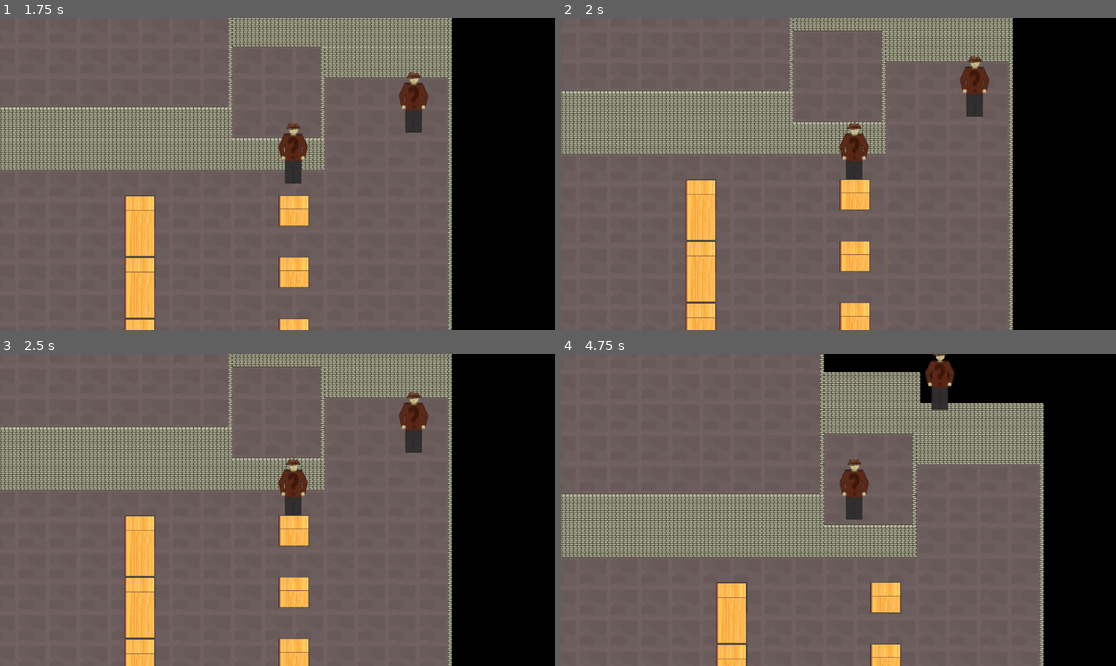
Above: before the commit, frames 1-4 (two rows, left to right).
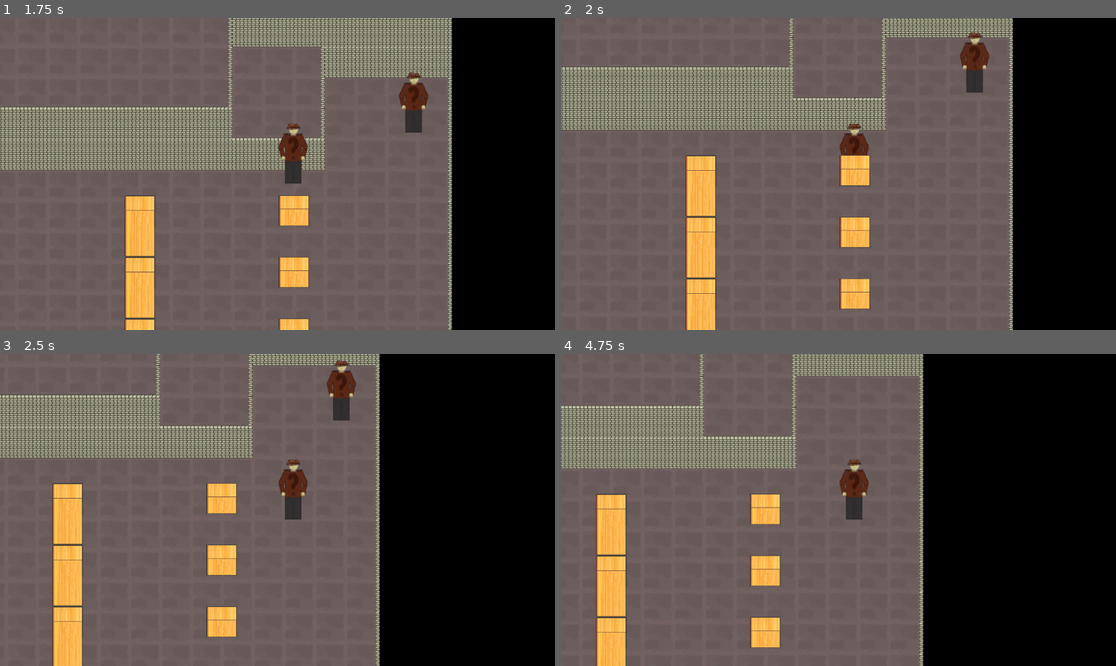
Above: after the commit, the same moments.

Repository: Alexxx180/Desert-Rage-2
Game: Godot game, scene res://assets/scenes/levels/caves/origin.tscn
The game is run twice, just before and just after one commit, with the same random seed, the same clock (stepped at 60 frames per second) and the same inputs.
Inputs:
- Up to frame 1 (1.75 s): tap Enter at 0.5 s; hold D (right) 0.53-1.28 s; hold Shift (run) 0.53-1.28 s; hold Down (backward) from 1.28 s (still down); tap Ctrl (select) at 1.35 s
- Up to frame 2 (2 s): keep holding Down (backward)
- Up to frame 3 (2.5 s): release Down (backward) at 2.03 s; hold D (right) from 2.03 s (still down); hold Shift (run) from 2.03 s (still down)
- Up to frame 4 (4.75 s): release D (right) at 2.78 s; release Shift (run) at 2.78 s; hold Up (forward) 2.78-3.53 s; tap Ctrl (select) at 2.85, 4.35 s; hold Shift (run) 3.53-4.28 s; hold Left (left) from 3.53 s (still down)

Frame 1 is identical in both runs. In frame 2, 19% of the frame differs, in the area x 0-82%, y 0-100%; in frame 3, 35%; in frame 4, 43%, in the area x 0-87%, y 0-100%.
Error after the commit: Invalid assignment of property or key 'box' with value of type 'Area2D (platform.gd)' on a base object of type 'null instance'. (res://assets/systems/input/pla…

Commit message:
reworked old horizontal jumps concept

Diff:
--- /dev/null
+++ b/assets/resources/shapes/interactables/platforms/horizontal.tres
@@ -0,0 +1,4 @@
+[gd_resource type="RectangleShape2D" format=3 uid="uid://da2dp3f1pdtvj"]
+
+[resource]
+size = Vector2(256, 64)
--- /dev/null
+++ b/assets/resources/shapes/interactables/platforms/vertical.tres
@@ -0,0 +1,4 @@
+[gd_resource type="RectangleShape2D" format=3 uid="uid://ccb3qe1m2vjs"]
+
+[resource]
+size = Vector2(64, 256)
--- a/assets/scenes/actors/interactables/zones/platform/directions.tscn
+++ b/assets/scenes/actors/interactables/zones/platform/directions.tscn
@@ -1,23 +1,12 @@
-[gd_scene load_steps=3 format=3 uid="uid://bar4jauuflsve"]
+[gd_scene load_steps=4 format=3 uid="uid://bar4jauuflsve"]
 
 [ext_resource type="Script" path="res://assets/systems/input/platforming/platform/directions.gd" id="1_snrop"]
-[ext_resource type="PackedScene" uid="uid://bo30rlr0npmxa" path="res://assets/scenes/actors/interactables/zones/platform/ledge.tscn" id="2_g4btg"]
+[ext_resource type="PackedScene" uid="uid://fidlaiwcm5yd" path="res://assets/scenes/actors/interactables/zones/platforms/vertical.tscn" id="3_3bmik"]
+[ext_resource type="PackedScene" uid="uid://bvvyrh6vj2vjr" path="res://assets/scenes/actors/interactables/zones/platforms/horizontal.tscn" id="3_p3ah3"]
 
 [node name="directions" type="Node2D"]
 script = ExtResource("1_snrop")
 
-[node name="backward" parent="." instance=ExtResource("2_g4btg")]
-position = Vector2(0, -128)
-opposite = "forward"
+[node name="vertical" parent="." instance=ExtResource("3_3bmik")]
 
-[node name="left" parent="." instance=ExtResource("2_g4btg")]
-position = Vector2(128, 0)
-opposite = "right"
-
-[node name="right" parent="." instance=ExtResource("2_g4btg")]
-position = Vector2(-128, 0)
-opposite = "left"
-
-[node name="forward" parent="." instance=ExtResource("2_g4btg")]
-position = Vector2(0, 128)
-opposite = "backward"
+[node name="horizontal" parent="." instance=ExtResource("3_p3ah3")]
--- /dev/null
+++ b/assets/scenes/actors/interactables/zones/platforms/horizontal.tscn
@@ -0,0 +1,8 @@
+[gd_scene load_steps=2 format=3 uid="uid://bvvyrh6vj2vjr"]
+
+[ext_resource type="Shape2D" uid="uid://da2dp3f1pdtvj" path="res://assets/resources/shapes/interactables/platforms/horizontal.tres" id="1_rbmy2"]
+
+[node name="horizontal" type="Area2D"]
+
+[node name="track" type="CollisionShape2D" parent="."]
+shape = ExtResource("1_rbmy2")
--- /dev/null
+++ b/assets/scenes/actors/interactables/zones/platforms/vertical.tscn
@@ -0,0 +1,10 @@
+[gd_scene load_steps=2 format=3 uid="uid://fidlaiwcm5yd"]
+
+[ext_resource type="Shape2D" uid="uid://ccb3qe1m2vjs" path="res://assets/resources/shapes/interactables/platforms/vertical.tres" id="1_escdq"]
+
+[node name="vertical" type="Area2D"]
+collision_layer = 32
+collision_mask = 68
+
+[node name="track" type="CollisionShape2D" parent="."]
+shape = ExtResource("1_escdq")
--- /dev/null
+++ b/assets/systems/input/platforming/platforms/bitarray.gd
@@ -0,0 +1,54 @@
+class BitArray:
+	var data: PackedByteArray
+	var active_bits: int
+
+	func _init(_num_bits: int = 8):
+		resize_bits(_num_bits)
+
+	func _to_string():
+		var string: String
+		for i in range(active_bits): string += str(int(get_bit(i)))
+
+		return string
+
+	func resize_bits(new_size: int, reset_bits: bool = true):
+		data.resize(ceili(float(new_size) / 8))
+		active_bits = new_size
+
+		if reset_bits: fill_bits(false)
+
+	func fill_bits(new_value: bool):
+		for i in range(active_bits): set_bit(i, new_value)
+
+	func append(other: BitArray):
+		var offset = active_bits
+		resize_bits(active_bits + other.active_bits, false)
+
+		for i in range(other.active_bits): set_bit(i + offset, other.get_bit(i))
+
+	func get_bit(index: int):
+		if index < 0 or index > len(data) * 8 - 1:
+			push_error('ERROR: Tried to call `get_bit` with invalid index.')
+			return false
+		elif len(data) == 0:
+			push_error('ERROR: There are no bits to set.')
+			return false
+
+		return bool(data[index / 8] & 1 << (index % 8))
+
+	func set_bit(index: int, value: bool):
+		if index < 0 or index > len(data) * 8 - 1:
+			push_error('ERROR: Tried to call `set_bit` with invalid index.')
+			return
+		elif len(data) == 0:
+			push_error('ERROR: There are no bits to set.')
+			return
+
+		var mask = 1 << (index % 8) # It's nice that GDScript supports this
+		if value: data[index / 8] |= mask
+		else: data[index / 8] &= ~mask
+
+	func duplicate():
+		var new_array = BitArray.new(active_bits)
+		new_array.data = data.duplicate()
+		return new_array
--- /dev/null
+++ b/assets/systems/input/platforming/platforms/platforms.gd
@@ -0,0 +1,20 @@
+extends Area2D
+
+@export_range(2, 3) var edges: int = 2
+
+@export var has_center: bool = false
+@export var use_y: bool = false
+
+var ledges: Array[bool]
+
+func _ready():
+	if edges == 2:
+		ledges = [false, false]
+	else:
+		ledges = [false, has_center, false]
+
+func _intersect():
+	if use_y:
+		pass
+	else:
+		pass
